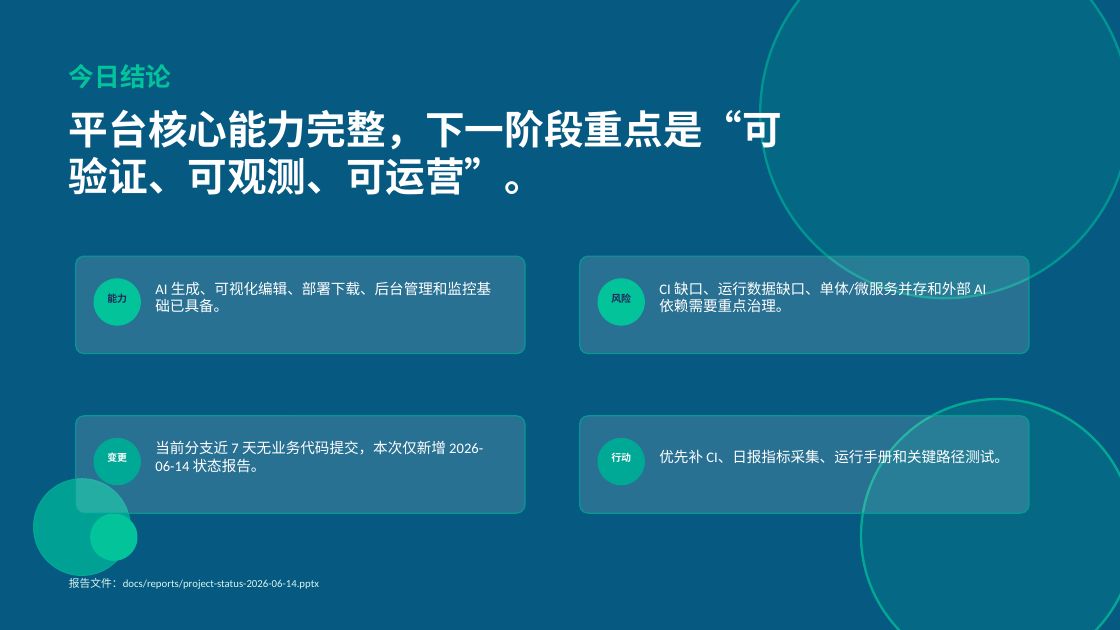
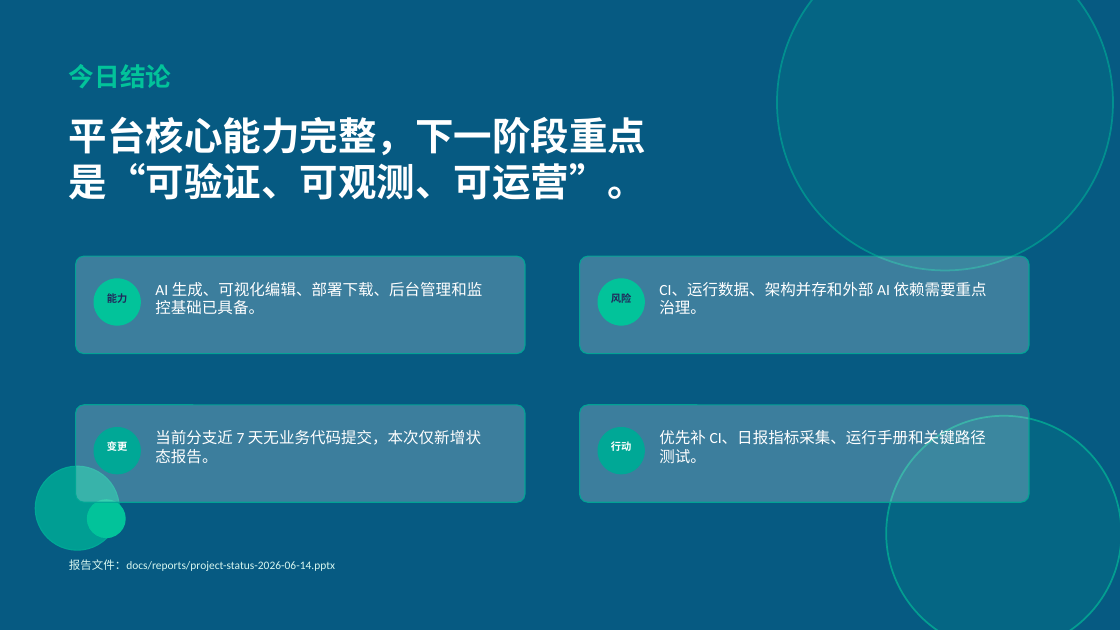
Before and after one commit to liyupi/yu-ai-code-mother, a slide deck: slide 12 of docs/reports/project-status-2026-06-14.pptx. Drawn at 1120x630 pixels with LibreOffice and Linux fonts; fonts in the diff are those of the drawing. Boxes give left, top, right and bottom in pixels: in the first picture for what was removed or moved away, otherwise in the second. Text is boxed around its words. In the diff, an @@ line names an element or a change of style, - is before the commit and + after.

```diff
--- a/docs/reports/project-status-2026-06-14.pptx
+++ b/docs/reports/project-status-2026-06-14.pptx
@@ ellipse: place and size @@
-ellipse at [760,0,1120,298]
+ellipse at [777,0,1113,271]
@@ ellipse at [777,0,1113,271]: fill #00A896 at 18% opacity to #00A896 at 14% opacity; outline #00A896 2 pt to #00A896 1.5 pt @@
@@ text "平台核心能力完整，下一阶段重点是“可验证、可观测、可运营”。" at [69,117,646,200]: size 34 to 33 pt @@
@@ text "AI 生成、可视化编辑、部署下载、后台管理和监控基础已具备。" at [155,282,482,314]: size 12.5 to 13.3 pt @@
@@ text at [659,282,987,315]: text changed; size 12.5 to 13.3 pt @@
-CI 缺口、运行数据缺口、单体/微服务并存和外部 AI 依赖需要重点治理。
+CI、运行数据、架构并存和外部 AI 依赖需要重点治理。
@@ 2 texts, 2 ellipses, 2 rounded rectangles: place and size @@
-2 texts, 2 ellipses, 2 rounded rectangles at [76,416,1029,513]
+2 texts, 2 ellipses, 2 rounded rectangles at [76,405,1029,502]
@@ fill #FFFFFF at 14% opacity to #FFFFFF at 22% opacity in 4 elements at [76,256,525,354], [580,256,1029,354], [76,405,525,502], [580,405,1029,502] @@
@@ ellipse: place and size @@
-ellipse at [861,399,1120,630]
+ellipse at [886,416,1120,630]
@@ ellipse at [886,416,1120,630]: fill #02C39A at 15% opacity to #02C39A at 12% opacity; outline #02C39A 2 pt to #02C39A 1.5 pt @@
@@ text at [155,430,481,464]: text changed; size 12.5 to 13.3 pt @@
-当前分支近 7 天无业务代码提交，本次仅新增 2026-06-14 状态报告。
+当前分支近 7 天无业务代码提交，本次仅新增状态报告。
@@ size 8.5 to 8.8 pt in 4 elements at [107,293,127,303], [611,291,631,305], [107,440,127,454], [611,441,631,451] @@
@@ text "优先补 CI、日报指标采集、运行手册和关键路径测试。" at [659,430,986,463]: size 12.5 to 13.3 pt @@
@@ text "优先补 CI、日报指标采集、运行手册和关键路径测试。": place and size @@
-text "优先补 CI、日报指标采集、运行手册和关键路径测试。" at [659,449,1009,467]
+text "优先补 CI、日报指标采集、运行手册和关键路径测试。" at [659,430,986,463]
@@ ellipse: place and size @@
-ellipse at [34,479,130,576]
+ellipse at [35,466,119,550]
@@ ellipse at [35,466,119,550]: fill #00A896 at 90% opacity to #00A896 at 88% opacity @@
@@ ellipse: place and size @@
-ellipse at [91,514,137,560]
+ellipse at [87,500,125,538]
@@ text "报告文件：docs/reports/project-status-2026-06-14.pptx": place and size @@
-text "报告文件：docs/reports/project-status-2026-06-14.pptx" at [69,578,319,589]
+text "报告文件：docs/reports/project-status-2026-06-14.pptx" at [69,559,335,571]
@@ text "报告文件：docs/reports/project-status-2026-06-14.pptx" at [69,559,335,571]: size 9.2 to 9.8 pt @@
```
Also in this commit, not shown: 11 other slides changed.
